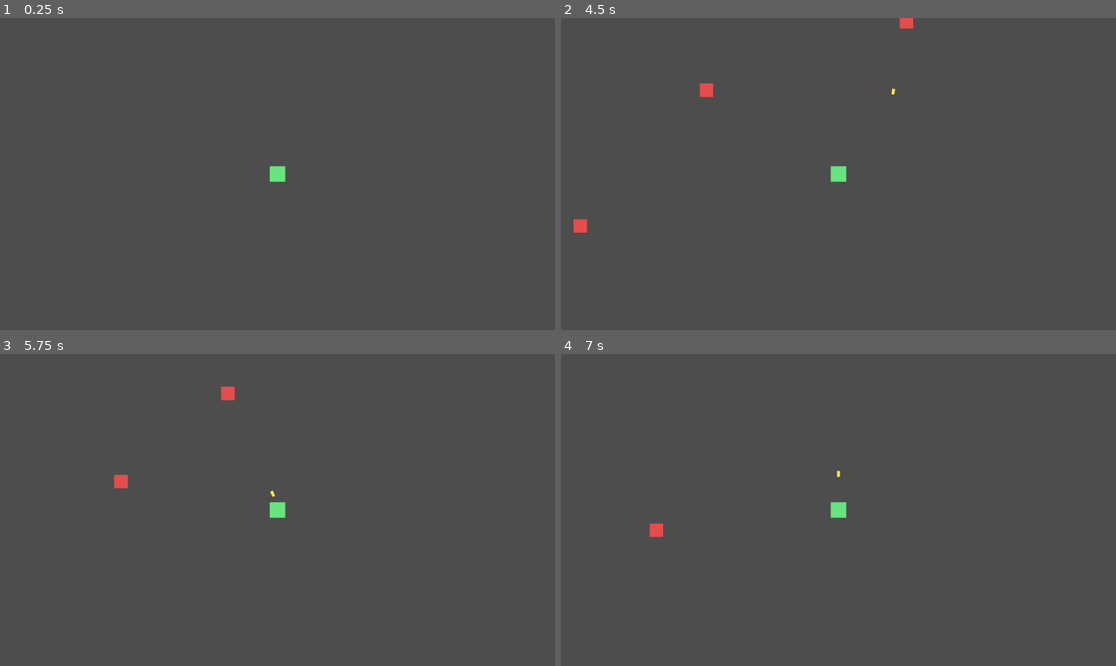
Above: before the commit, frames 1-4 (two rows, left to right).
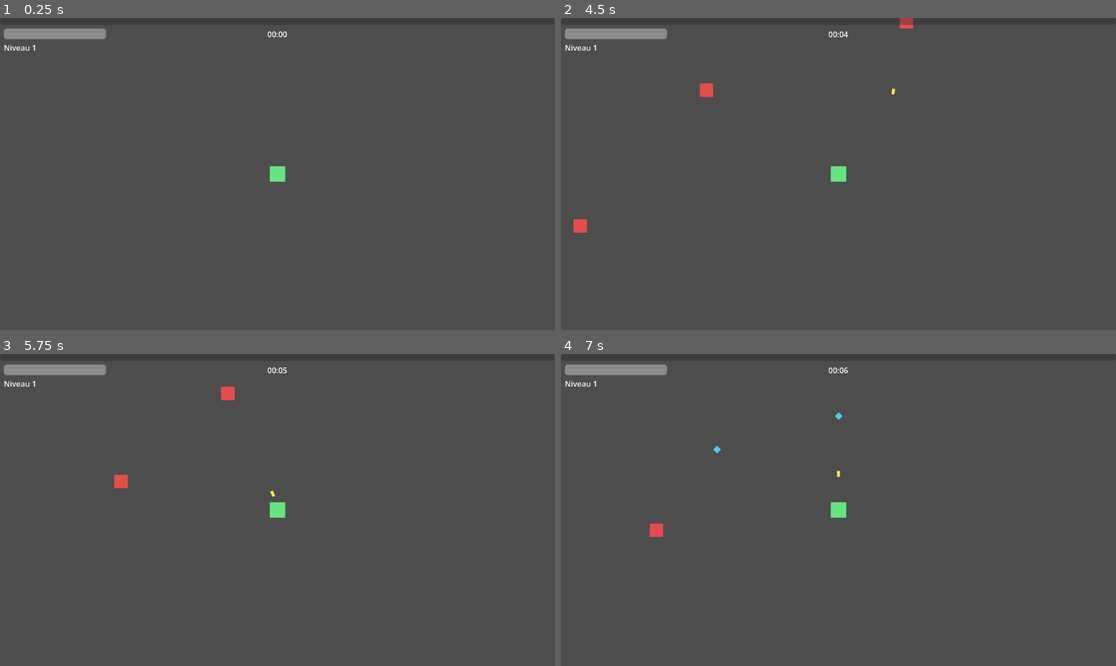
Above: after the commit, the same moments.

Repository: jonathanjalmain/godot-wild-jam-94
Game: Godot game, scene res://scenes/Main.tscn
The game is run twice, just before and just after one commit, with the same random seed, the same clock (stepped at 60 frames per second) and the same inputs.
Inputs:
- Up to frame 1 (0.25 s): no input
- Up to frame 2 (4.5 s): tap Enter at 0.5, 2, 3.5 s; hold D 0.53-1.28 s; tap Space at 1.25, 2.75 s; hold S 1.28-2.03 s; hold D 2.03-2.78 s; hold W 2.78-3.53 s; hold A from 3.53 s (still down)
- Up to frame 3 (5.75 s): release A at 5.03 s; hold S from 5.03 s (still down)
- Up to frame 4 (7 s): release S at 5.78 s; hold D 5.78-6.53 s; hold W from 6.53 s (still down)

The runs differ from the first frame. In frame 1, 0.7% of the frame differs, in the area x 0-52%, y 3-11%; in frame 2, 0.8%, in the area x 0-64%, y 0-11%; in frame 3, 0.7%; in frame 4, 0.8%.

Commit message:
Day 2: XP gems, level up, mutation choices, HUD

Diff:
--- a/no-name-yet/autoload/game_state.gd
+++ b/no-name-yet/autoload/game_state.gd
@@ -18,6 +18,13 @@
 var level: int = 1
 var xp_to_next: float = 5.0
 var alive: bool = true
+
+const MUTATIONS := [
+	{"id": "extra_arm", "title": "Bras supplementaire", "desc": "+1 projectile par tir"},
+	{"id": "metabolism", "title": "Metabolisme", "desc": "+20% vitesse de tir"},
+	{"id": "compound_eyes", "title": "Yeux composes", "desc": "+25% portee et vitesse"},
+	{"id": "molt", "title": "Mue", "desc": "+25 PV max et soin complet"},
+]
 
 
 func reset() -> void:
@@ -58,3 +65,24 @@
 		xp_to_next = ceil(xp_to_next * 1.25)
 		level_up.emit(level)
 	xp_changed.emit(xp, xp_to_next, level)
+
+
+func get_random_mutations(count: int) -> Array:
+	var pool := MUTATIONS.duplicate()
+	pool.shuffle()
+	return pool.slice(0, min(count, pool.size()))
+
+
+func apply_mutation(id: String) -> void:
+	match id:
+		"extra_arm":
+			projectile_count += 1
+		"metabolism":
+			fire_rate *= 1.2
+		"compound_eyes":
+			projectile_range *= 1.25
+			projectile_speed *= 1.25
+		"molt":
+			max_hp += 25.0
+			hp = max_hp
+			hp_changed.emit(hp, max_hp)
--- a/no-name-yet/scenes/Main.tscn
+++ b/no-name-yet/scenes/Main.tscn
@@ -1,7 +1,9 @@
-[gd_scene load_steps=3 format=3]
+[gd_scene load_steps=5 format=3]
 
 [ext_resource type="Script" path="res://scripts/main.gd" id="1"]
 [ext_resource type="PackedScene" path="res://scenes/Player.tscn" id="2"]
+[ext_resource type="PackedScene" path="res://scenes/ui/HUD.tscn" id="3"]
+[ext_resource type="PackedScene" path="res://scenes/ui/LevelUpPanel.tscn" id="4"]
 
 [node name="Main" type="Node2D"]
 script = ExtResource("1")
@@ -11,3 +13,7 @@
 [node name="SpawnTimer" type="Timer" parent="."]
 wait_time = 1.0
 autostart = true
+
+[node name="HUD" parent="." instance=ExtResource("3")]
+
+[node name="LevelUpPanel" parent="." instance=ExtResource("4")]
--- /dev/null
+++ b/no-name-yet/scenes/XPGem.tscn
@@ -0,0 +1,16 @@
+[gd_scene load_steps=3 format=3]
+
+[ext_resource type="Script" path="res://scripts/xp_gem.gd" id="1"]
+
+[sub_resource type="CircleShape2D" id="CircleShape2D_1"]
+radius = 8.0
+
+[node name="XPGem" type="Area2D"]
+script = ExtResource("1")
+
+[node name="Polygon2D" type="Polygon2D" parent="."]
+color = Color(0.3, 0.8, 1, 1)
+polygon = PackedVector2Array(0, -8, 8, 0, 0, 8, -8, 0)
+
+[node name="CollisionShape2D" type="CollisionShape2D" parent="."]
+shape = SubResource("CircleShape2D_1")
--- /dev/null
+++ b/no-name-yet/scenes/ui/HUD.tscn
@@ -0,0 +1,39 @@
+[gd_scene load_steps=2 format=3]
+
+[ext_resource type="Script" path="res://scripts/hud.gd" id="1"]
+
+[node name="HUD" type="CanvasLayer"]
+script = ExtResource("1")
+
+[node name="XPBar" type="ProgressBar" parent="."]
+anchor_right = 1.0
+offset_bottom = 14.0
+max_value = 100.0
+value = 0.0
+show_percentage = false
+
+[node name="HPBar" type="ProgressBar" parent="."]
+offset_left = 8.0
+offset_top = 22.0
+offset_right = 220.0
+offset_bottom = 44.0
+max_value = 100.0
+value = 100.0
+show_percentage = false
+
+[node name="LevelLabel" type="Label" parent="."]
+offset_left = 8.0
+offset_top = 50.0
+offset_right = 220.0
+offset_bottom = 74.0
+text = "Niveau 1"
+
+[node name="TimeLabel" type="Label" parent="."]
+anchor_left = 0.5
+anchor_right = 0.5
+offset_left = -40.0
+offset_top = 22.0
+offset_right = 40.0
+offset_bottom = 46.0
+text = "00:00"
+horizontal_alignment = 1
--- /dev/null
+++ b/no-name-yet/scenes/ui/LevelUpPanel.tscn
@@ -0,0 +1,41 @@
+[gd_scene load_steps=2 format=3]
+
+[ext_resource type="Script" path="res://scripts/level_up_panel.gd" id="1"]
+
+[node name="LevelUpPanel" type="CanvasLayer"]
+script = ExtResource("1")
+
+[node name="Control" type="Control" parent="."]
+layout_mode = 3
+anchors_preset = 15
+anchor_right = 1.0
+anchor_bottom = 1.0
+
+[node name="Dim" type="ColorRect" parent="Control"]
+layout_mode = 1
+anchors_preset = 15
+anchor_right = 1.0
+anchor_bottom = 1.0
+color = Color(0, 0, 0, 0.6)
+
+[node name="Center" type="CenterContainer" parent="Control"]
+layout_mode = 1
+anchors_preset = 15
+anchor_right = 1.0
+anchor_bottom = 1.0
+
+[node name="Panel" type="PanelContainer" parent="Control/Center"]
+layout_mode = 2
+
+[node name="VBox" type="VBoxContainer" parent="Control/Center/Panel"]
+layout_mode = 2
+theme_override_constants/separation = 12
+
+[node name="Title" type="Label" parent="Control/Center/Panel/VBox"]
+layout_mode = 2
+text = "MUTATION - choisis une evolution"
+horizontal_alignment = 1
+
+[node name="Choices" type="VBoxContainer" parent="Control/Center/Panel/VBox"]
+layout_mode = 2
+theme_override_constants/separation = 8
--- a/no-name-yet/scripts/enemy.gd
+++ b/no-name-yet/scripts/enemy.gd
@@ -1,9 +1,12 @@
 extends CharacterBody2D
+
+const XP_GEM_SCENE := preload("res://scenes/XPGem.tscn")
 
 @export var max_hp: float = 30.0
 @export var speed: float = 90.0
 @export var contact_damage: float = 10.0
 @export var contact_interval: float = 0.5
+@export var xp_value: float = 1.0
 
 var hp: float
 var _player: Node2D
@@ -45,4 +48,8 @@
 
 
 func _die() -> void:
+	var gem := XP_GEM_SCENE.instantiate()
+	get_parent().add_child(gem)
+	gem.global_position = global_position
+	gem.value = xp_value
 	queue_free()
--- /dev/null
+++ b/no-name-yet/scripts/hud.gd
@@ -0,0 +1,32 @@
+extends CanvasLayer
+
+@onready var _hp_bar: ProgressBar = $HPBar
+@onready var _xp_bar: ProgressBar = $XPBar
+@onready var _level_label: Label = $LevelLabel
+@onready var _time_label: Label = $TimeLabel
+
+var _time: float = 0.0
+
+
+func _ready() -> void:
+	GameState.hp_changed.connect(_on_hp_changed)
+	GameState.xp_changed.connect(_on_xp_changed)
+	_on_hp_changed(GameState.hp, GameState.max_hp)
+	_on_xp_changed(GameState.xp, GameState.xp_to_next, GameState.level)
+
+
+func _process(delta: float) -> void:
+	if GameState.alive:
+		_time += delta
+	var minutes := int(_time) / 60
+	var seconds := int(_time) % 60
+	_time_label.text = "%02d:%02d" % [minutes, seconds]
+
+
+func _on_hp_changed(current: float, maximum: float) -> void:
+	_hp_bar.value = (current / maximum * 100.0) if maximum > 0.0 else 0.0
+
+
+func _on_xp_changed(current: float, needed: float, level: int) -> void:
+	_xp_bar.value = (current / needed * 100.0) if needed > 0.0 else 0.0
+	_level_label.text = "Niveau %d" % level
--- /dev/null
+++ b/no-name-yet/scripts/level_up_panel.gd
@@ -0,0 +1,44 @@
+extends CanvasLayer
+
+@onready var _root: Control = $Control
+@onready var _choices: VBoxContainer = $Control/Center/Panel/VBox/Choices
+
+var _pending: int = 0
+var _showing: bool = false
+
+
+func _ready() -> void:
+	process_mode = Node.PROCESS_MODE_ALWAYS
+	_root.visible = false
+	GameState.level_up.connect(_on_level_up)
+
+
+func _on_level_up(_new_level: int) -> void:
+	_pending += 1
+	if not _showing:
+		_show_next()
+
+
+func _show_next() -> void:
+	if _pending <= 0:
+		_root.visible = false
+		_showing = false
+		get_tree().paused = false
+		return
+	_pending -= 1
+	_showing = true
+	for c in _choices.get_children():
+		c.queue_free()
+	for m in GameState.get_random_mutations(3):
+		var b := Button.new()
+		b.text = "%s\n%s" % [m.title, m.desc]
+		b.custom_minimum_size = Vector2(380, 80)
+		b.pressed.connect(_on_choice.bind(m.id))
+		_choices.add_child(b)
+	_root.visible = true
+	get_tree().paused = true
+
+
+func _on_choice(id: String) -> void:
+	GameState.apply_mutation(id)
+	_show_next()
--- /dev/null
+++ b/no-name-yet/scripts/xp_gem.gd
@@ -0,0 +1,26 @@
+extends Area2D
+
+@export var attract_radius: float = 90.0
+@export var attract_speed: float = 340.0
+
+var value: float = 1.0
+var _player: Node2D
+
+
+func _ready() -> void:
+	body_entered.connect(_on_body_entered)
+
+
+func _physics_process(delta: float) -> void:
+	if _player == null or not is_instance_valid(_player):
+		_player = get_tree().get_first_node_in_group("player")
+		if _player == null:
+			return
+	if global_position.distance_to(_player.global_position) <= attract_radius:
+		global_position = global_position.move_toward(_player.global_position, attract_speed * delta)
+
+
+func _on_body_entered(body: Node) -> void:
+	if body.is_in_group("player"):
+		GameState.add_xp(value)
+		queue_free()
